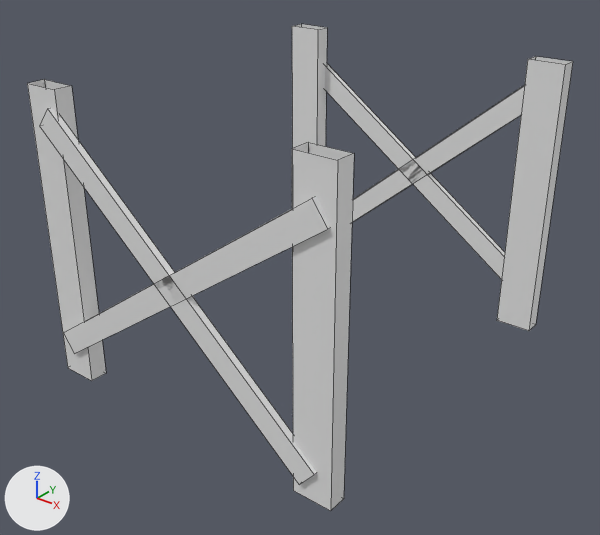
Before and after pictures for a commit that changed the FBX model Assets/_Models/Miguel/wooden support.fbx.
Before and after are seen from a 50 mm camera at (7.48, -9.78, 1.37) aimed at (3.63, -4.96, -1.62). The axes (+X, +Y, +Z) are drawn at lower left. The lights are the same throughout. Mesh edges are drawn as thin lines. Where no turn or scale is listed for an object, it has been applied to the vertices.

Objects in the first picture: 'wooden support'.
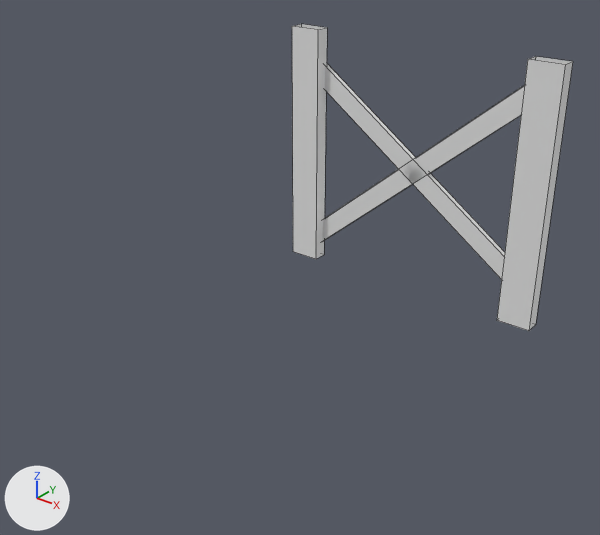
What changed in the scene script:
```text
Change me_mesh:
    where me_mesh.from_pydata(...)  # 64 vertices, 40 faces; spans x -1.39..1.39, y -1.61..1.61, z -1.21..1.21
    used by ob_wooden_support; location = (3.602, -4.757, -1.261)
    me_mesh part 1: the loose piece of 8 vertices spanning x -1.39..-1.07, y -1.58..-1.43, z -1.21..1.21 is deleted
    me_mesh part 2: the loose piece of 8 vertices spanning x 1.07..1.39, y -1.58..-1.43, z -1.21..1.21 is deleted
    me_mesh part 3: the loose piece of 8 vertices spanning x -1.34..1.35, y -1.61..-1.55, z -1.0..0.97 is deleted
    me_mesh part 4: the loose piece of 8 vertices spanning x -1.26..1.27, y -1.61..-1.55, z -1.1..1.07 is deleted
```

Pixel boxes (x1, y1, x2, y2) of what changed, in the pictures (600 x 535 px):
'wooden support', reshaped (48% narrower, 37% shorter)
    before: (27, 24, 573, 511)
    after: (292, 24, 573, 331)
part 1 of me_mesh, deleted
    before: (27, 79, 106, 381)
part 2 of me_mesh, deleted
    before: (292, 143, 354, 511)
part 3 of me_mesh, deleted
    before: (64, 197, 330, 354)
part 4 of me_mesh, deleted
    before: (40, 108, 317, 485)
